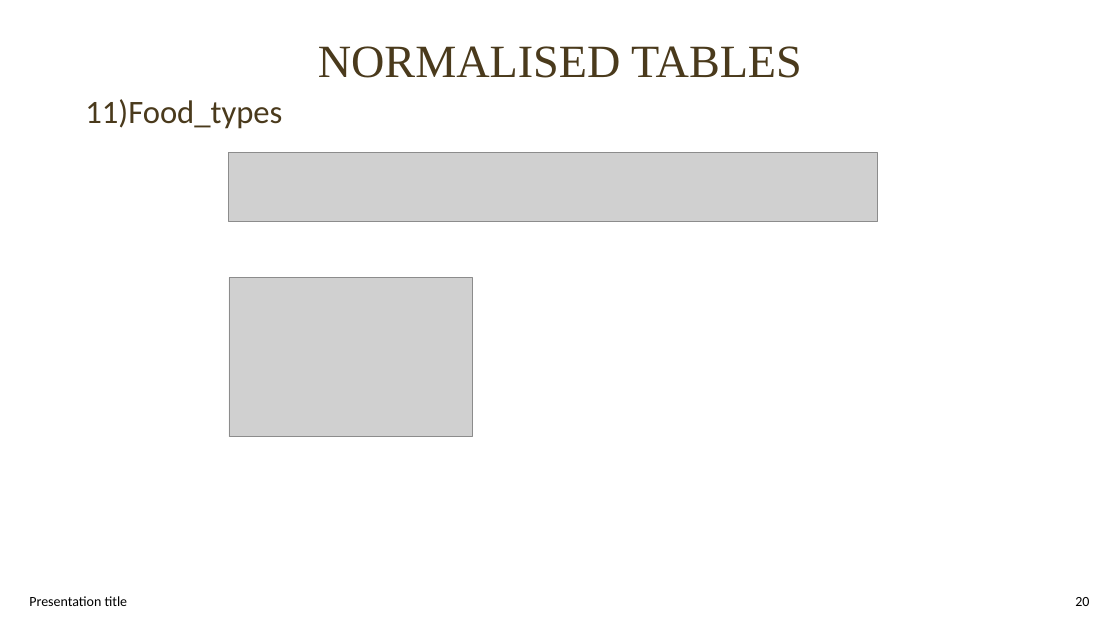
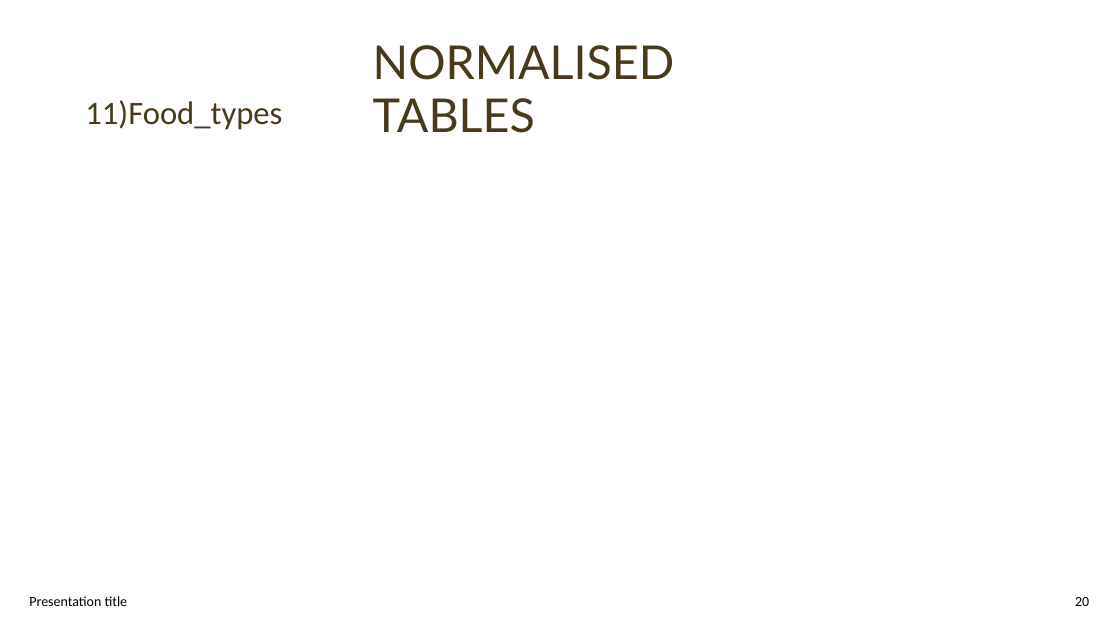
Before and after one commit to Bharadwaj721/Mall-Management-Database-System, a slide deck: slide 20 of DBMS PROJECT.pptx. Drawn at 1120x630 pixels with LibreOffice and Linux fonts; fonts in the diff are those of the drawing; grey boxes stand for pictures; background and template pictures are left out. Boxes give left, top, right and bottom in pixels: in the first picture for what was removed or moved away, otherwise in the second. Text is boxed around its words. In the diff, an @@ line names an element or a change of style, - is before the commit and + after.

```diff
--- a/DBMS PROJECT.pptx
+++ b/DBMS PROJECT.pptx
@@ text "NORMALISED TABLES": place and size @@
-text "NORMALISED TABLES" at (318,46,802,78)
+text "NORMALISED TABLES" at (373,45,675,133)
@@ text "NORMALISED TABLES" at (373,45,675,133): size 39.6 to 40 pt, font Times New Roman to Lato; alignment centre to left; line spacing 0.9 to 45.4pt; vertical alignment middle to top @@
@@ text "11)Food_types" at (85,100,282,130): line spacing 0.9 to 28pt; less space between paragraphs @@
@@ picture removed at (229,153,878,222) @@
@@ picture removed at (229,278,473,438) @@
@@ text "20" at (1075,597,1089,606): alignment right to left; line spacing 1 to 12pt; vertical alignment middle to top @@
```
Also in this commit, not shown: 29 other slides changed, 1 slide added, 1 slide removed.
